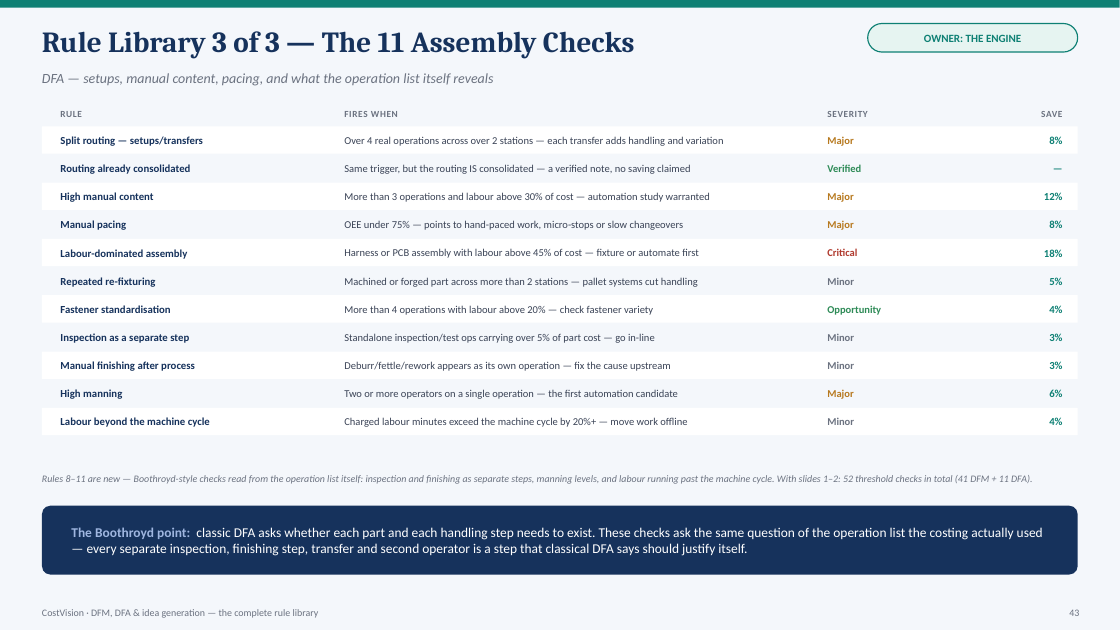
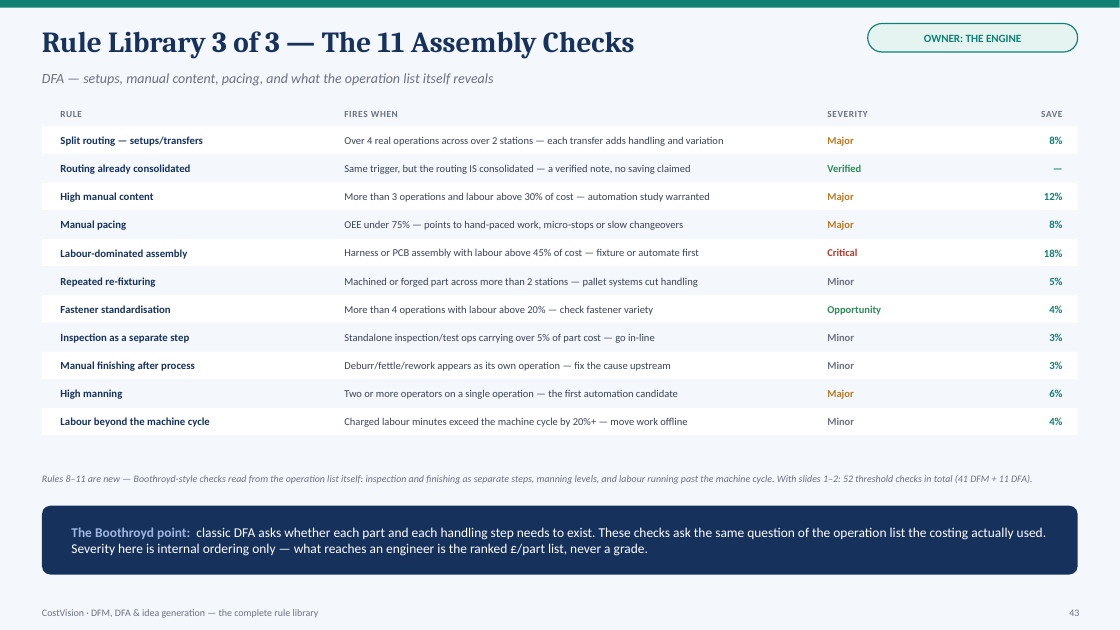
Before and after one commit to bhosaleavinash546/leamington-marathi, a slide deck: slide 43 of CostVision-Workflow-Explained.pptx. Drawn at 1120x630 pixels with LibreOffice and Linux fonts; fonts in the diff are those of the drawing. Boxes give left, top, right and bottom in pixels: in the first picture for what was removed or moved away, otherwise in the second. Text is boxed around its words. In the diff, an @@ line names an element or a change of style, - is before the commit and + after.

```diff
--- a/CostVision-Workflow-Explained.pptx
+++ b/CostVision-Workflow-Explained.pptx
@@ text at [71, 527, 1046, 556]: text changed @@
-The Boothroyd point: classic DFA asks whether each part and each handling step needs to exist. These checks ask the same question of the operation list the costing actually used — every separate inspection, finishing step, transfer and second operator is a step that classical DFA says should justify itself.
+The Boothroyd point: classic DFA asks whether each part and each handling step needs to exist. These checks ask the same question of the operation list the costing actually used. Severity here is internal ordering only — what reaches an engineer is the ranked £/part list, never a grade.
```
Also in this commit, not shown: 4 other slides changed, 1 slide added, 17 other files.
